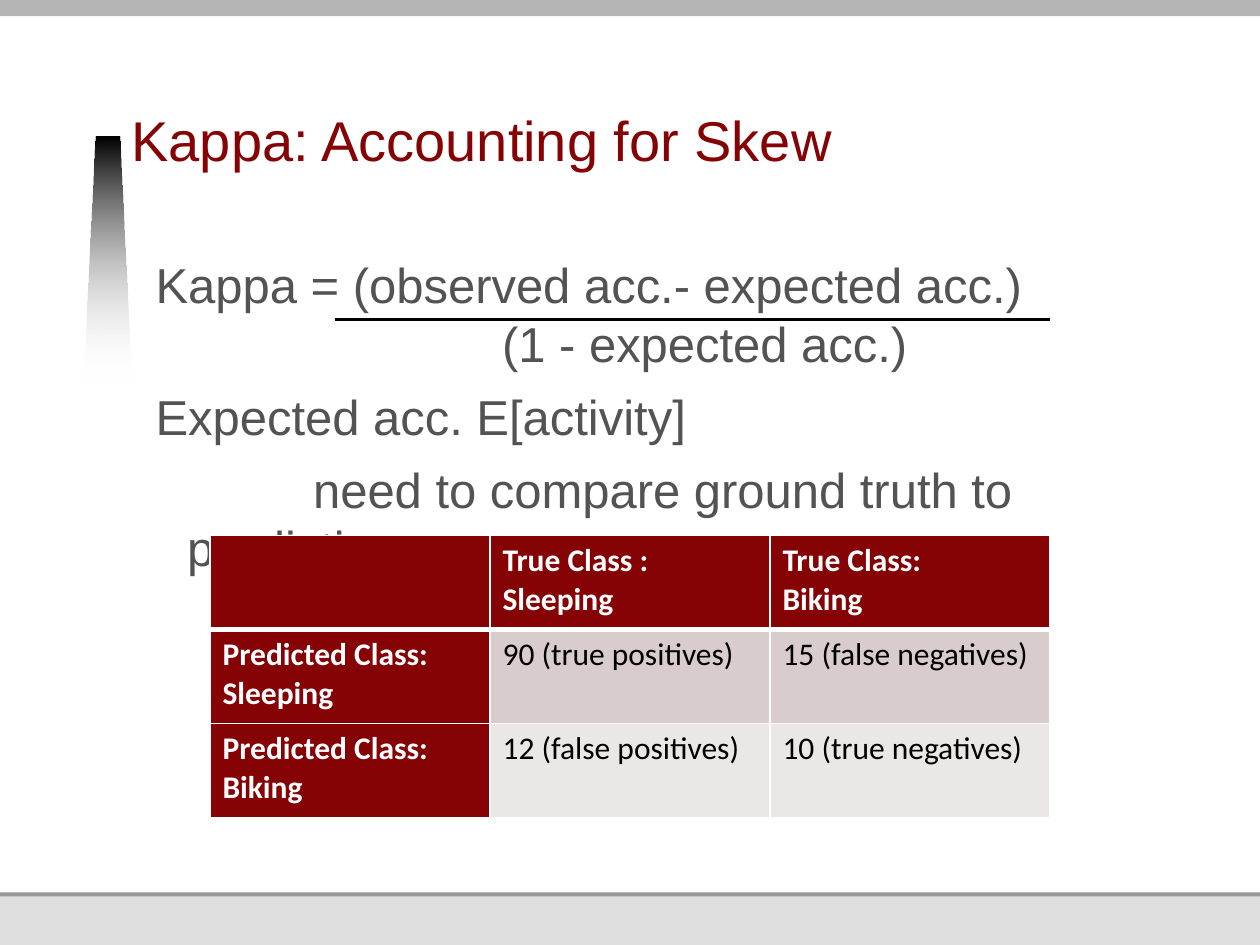
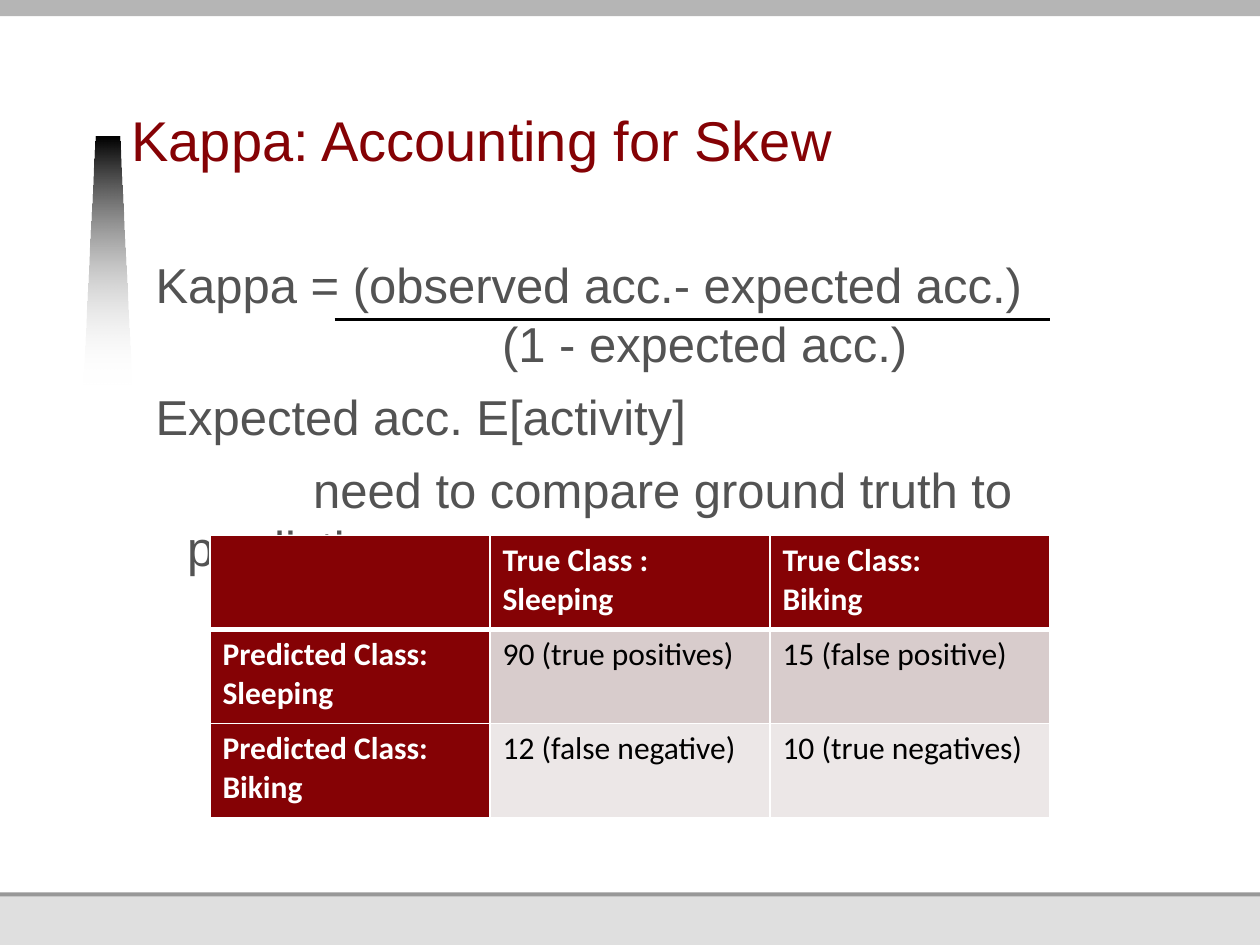
Before and after one commit to jmankoff/data, a slide deck: slide 50 of Lectures/10 Machine Learning I Training and Testing.pptx. Drawn at 1260x945 pixels with LibreOffice and Linux fonts; fonts in the diff are those of the drawing; background and template pictures are left out. Boxes give left, top, right and bottom in pixels: in the first picture for what was removed or moved away, otherwise in the second. Text is boxed around its words. In the diff, an @@ line names an element or a change of style, - is before the commit and + after.

Commit message:
fixed problems with false positives and negatives

```diff
--- a/Lectures/10 Machine Learning I Training and Testing.pptx
+++ b/Lectures/10 Machine Learning I Training and Testing.pptx
@@ table at (210, 536, 1050, 818) @@
-row 2, column 3: 15 (false negatives)
+row 2, column 3: 15 (false positive)
-row 3, column 2: 12 (false positives)
+row 3, column 2: 12 (false negative)
```
Also in this commit, not shown: 12 other slides changed.
